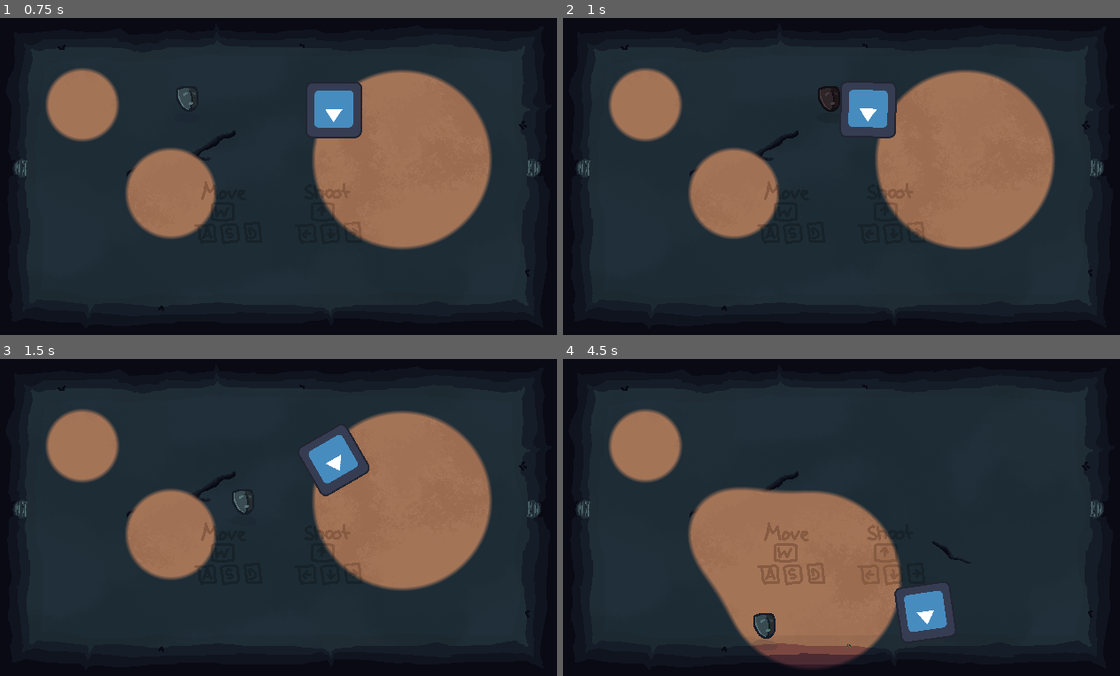
Above: before the commit, frames 1-4 (two rows, left to right).
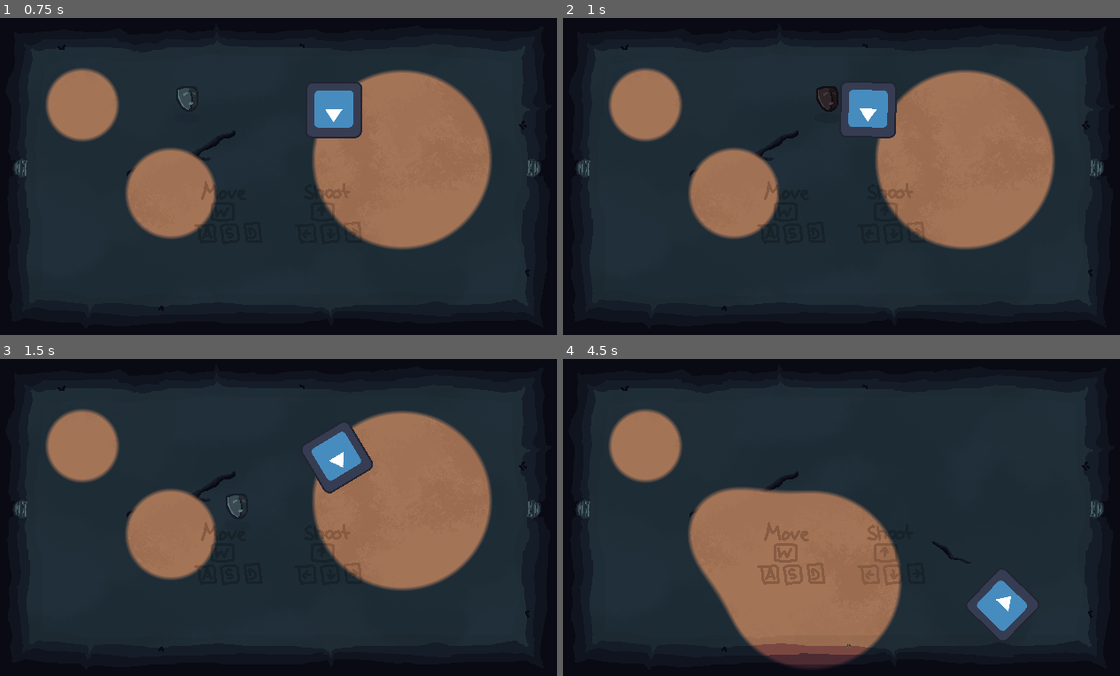
Above: after the commit, the same moments.

Repository: MarcelBlasius/Global-Game-Jam-2026
Game: Godot game, scene res://scenes/main_scene.tscn
Two runs of this game, one before a commit and one after it. Both use one fixed random seed, a clock stepped at 60 frames per second and the inputs below. The engine's default icon, where the game draws it, is replaced by a stand-in: a white triangle on a blue panel in a dark square.
Inputs (mouse positions are in pixels of both pictures, inside the frame that each line leads up to):
- Up to frame 1 (0.75 s): tap Enter at 0.5 s; move the mouse to (401, 160) at 0.52 s; hold D (right) from 0.53 s (still down); tap Shift at 0.6 s; click (401, 160) at 0.67 s
- Up to frame 2 (1 s): keep holding D (right)
- Up to frame 3 (1.5 s): move the mouse to (161, 533) at 1.27 s; release D (right) at 1.28 s; hold S (down) from 1.28 s (still down); tap Shift at 1.35 s
- Up to frame 4 (4.5 s): move the mouse to (897, 447) at 2.02 s; release S (down) at 2.03 s; hold D (right) 2.03-2.78 s; tap Shift every 0.75 s from 2.1 to 4.35 s; move the mouse to (813, 580) at 2.77 s; hold Up (shoot up) 2.78-3.53 s; click (813, 580) at 2.92 s; move the mouse to (1008, 565) at 3.52 s; hold A (left) from 3.53 s (still down); move the mouse to (668, 469) at 4.27 s

Frame 1 is identical in both runs. In frame 2, 0.1% of the frame differs, in the area x 45-56%, y 20-38%; in frame 3, 0.9%; in frame 4, 3.5%, in the area x 34-86%, y 66-90%.

Commit message:
added arrow trap

Diff:
--- a/spectra/project.godot
+++ b/spectra/project.godot
@@ -26,6 +26,7 @@
 
 enemies=""
 environment=""
+player=""
 
 [input]
 
--- /dev/null
+++ b/spectra/scenes/enemies/chaser.tscn
@@ -0,0 +1,21 @@
+[gd_scene format=3 uid="uid://b25wp58kkbixo"]
+
+[ext_resource type="Script" uid="uid://chhxqsa40oops" path="res://scripts/enemy.gd" id="1_md0e3"]
+[ext_resource type="Texture2D" uid="uid://bursdnrr6dso4" path="res://icon.svg" id="2_4ra3w"]
+[ext_resource type="Shader" uid="uid://cstew5jd8ujmt" path="res://shaders/flash.gdshader" id="2_5uy6h"]
+
+[sub_resource type="ShaderMaterial" id="ShaderMaterial_c4w8v"]
+shader = ExtResource("2_5uy6h")
+shader_parameter/active = false
+shader_parameter/flash_color = Vector4(0.95, 0.5, 0.5, 0)
+
+[node name="chaser" type="CharacterBody2D" unique_id=1170387137 groups=["enemies"]]
+script = ExtResource("1_md0e3")
+
+[node name="Sprite2D" type="Sprite2D" parent="." unique_id=1064888869]
+modulate = Color(0, 1, 0, 1)
+material = SubResource("ShaderMaterial_c4w8v")
+texture = ExtResource("2_4ra3w")
+
+[node name="CollisionPolygon2D2" type="CollisionPolygon2D" parent="." unique_id=1452213936]
+polygon = PackedVector2Array(59.1, -64, -59, -64, -63.8, -59, -64, 61, -60.3, 64, 59.6, 64, 63.9, 59, 64, -61.1)
--- /dev/null
+++ b/spectra/scenes/marcel/mbl_main_scene.tscn
@@ -0,0 +1,93 @@
+[gd_scene format=3 uid="uid://c1vt8t3juonqk"]
+
+[ext_resource type="Script" uid="uid://bv22wqcqebdlm" path="res://scripts/set_textures.gd" id="1_s0cnc"]
+[ext_resource type="Script" uid="uid://c6ao6bkdykvyk" path="res://scripts/get_world.gd" id="2_c7luf"]
+[ext_resource type="PackedScene" uid="uid://cb235eerke4w2" path="res://scenes/bela/subviews/world_a.tscn" id="3_057vo"]
+[ext_resource type="Shader" uid="uid://d2s8gjwxai8qe" path="res://shaders/combine_textures.gdshader" id="4_2tqtb"]
+[ext_resource type="PackedScene" uid="uid://bv25mwaky7njn" path="res://scenes/silas/background.tscn" id="5_osq8b"]
+[ext_resource type="PackedScene" uid="uid://cvq60bc51xilo" path="res://scenes/player.tscn" id="6_o4ffv"]
+[ext_resource type="AudioStream" uid="uid://dt0jv8scmnscu" path="res://ressources/dark_theme.mp3" id="7_p08dl"]
+[ext_resource type="PackedScene" uid="uid://cp8s52c5gtk3a" path="res://scenes/traps/arrow_trap.tscn" id="9_57b7u"]
+
+[sub_resource type="ViewportTexture" id="ViewportTexture_aeg00"]
+viewport_path = NodePath("Subview1")
+
+[sub_resource type="ViewportTexture" id="ViewportTexture_y6ytb"]
+viewport_path = NodePath("Subview2")
+
+[sub_resource type="ViewportTexture" id="ViewportTexture_5ku2r"]
+viewport_path = NodePath("AlphaContainer/AlphaView")
+
+[sub_resource type="ShaderMaterial" id="ShaderMaterial_aeg00"]
+shader = ExtResource("4_2tqtb")
+shader_parameter/time = 0.0
+
+[sub_resource type="QuadMesh" id="QuadMesh_aeg00"]
+
+[node name="main_scene" type="Node2D" unique_id=1391225746]
+light_mask = 3
+visibility_layer = 3
+script = ExtResource("1_s0cnc")
+
+[node name="Camera2D" type="Camera2D" parent="." unique_id=941733479]
+offset = Vector2(320, 180)
+
+[node name="Subview1" type="SubViewport" parent="." unique_id=1160117778]
+disable_3d = true
+handle_input_locally = false
+vrs_mode = 1
+vrs_update_mode = 2
+vrs_texture = SubResource("ViewportTexture_aeg00")
+canvas_cull_mask = 4293918721
+size = Vector2i(640, 360)
+render_target_update_mode = 4
+
+[node name="Subview2" type="SubViewport" parent="." unique_id=32321506]
+disable_3d = true
+handle_input_locally = false
+vrs_mode = 1
+vrs_update_mode = 2
+vrs_texture = SubResource("ViewportTexture_y6ytb")
+size = Vector2i(640, 360)
+render_target_update_mode = 4
+
+[node name="AlphaContainer" type="SubViewportContainer" parent="." unique_id=1668166439]
+offset_right = 640.0
+offset_bottom = 360.0
+
+[node name="AlphaView" type="SubViewport" parent="AlphaContainer" unique_id=1584608148]
+disable_3d = true
+handle_input_locally = false
+vrs_mode = 1
+vrs_update_mode = 2
+vrs_texture = SubResource("ViewportTexture_5ku2r")
+size = Vector2i(640, 360)
+render_target_update_mode = 4
+script = ExtResource("2_c7luf")
+
+[node name="WorldAlpha" parent="AlphaContainer/AlphaView" unique_id=1065720756 instance=ExtResource("3_057vo")]
+
+[node name="Combiner" type="MeshInstance2D" parent="." unique_id=1981513513]
+material = SubResource("ShaderMaterial_aeg00")
+position = Vector2(320, 180)
+scale = Vector2(-640, 360)
+mesh = SubResource("QuadMesh_aeg00")
+
+[node name="Background" parent="." unique_id=250843349 instance=ExtResource("5_osq8b")]
+
+[node name="player" parent="." unique_id=472819889 instance=ExtResource("6_o4ffv")]
+position = Vector2(145, 105)
+
+[node name="DarkTheme" type="AudioStreamPlayer" parent="." unique_id=1238683811]
+stream = ExtResource("7_p08dl")
+autoplay = true
+parameters/looping = true
+
+[node name="ArrowTrap" parent="." unique_id=494595754 instance=ExtResource("9_57b7u")]
+position = Vector2(25, 127)
+rotation = 1.5707964
+fire_rate = 3.0
+
+[node name="ArrowTrap2" parent="." unique_id=420388319 instance=ExtResource("9_57b7u")]
+position = Vector2(175, 334)
+fire_rate = 4.5
--- a/spectra/scenes/marcel/mbl_test_scene.tscn
+++ b/spectra/scenes/marcel/mbl_test_scene.tscn
@@ -1,7 +1,7 @@
 [gd_scene format=3 uid="uid://irbacu5rycqm"]
 
 [ext_resource type="PackedScene" uid="uid://cvq60bc51xilo" path="res://scenes/player.tscn" id="1_v80g3"]
-[ext_resource type="PackedScene" uid="uid://b25wp58kkbixo" path="res://scenes/enemy.tscn" id="2_ipayf"]
+[ext_resource type="PackedScene" uid="uid://b25wp58kkbixo" path="res://scenes/enemies/chaser.tscn" id="2_ipayf"]
 [ext_resource type="AudioStream" uid="uid://dt0jv8scmnscu" path="res://ressources/dark_theme.mp3" id="3_ipayf"]
 
 [node name="MblTestScene" type="Node2D" unique_id=322031435]
--- a/spectra/scenes/player.tscn
+++ b/spectra/scenes/player.tscn
@@ -6,7 +6,7 @@
 [ext_resource type="Texture2D" uid="uid://b06ewonenu7hk" path="res://ressources/spritesheet.png" id="3_qhqgy"]
 
 [sub_resource type="RectangleShape2D" id="RectangleShape2D_qhqgy"]
-size = Vector2(20, 6)
+size = Vector2(25, 29)
 
 [sub_resource type="ShaderMaterial" id="ShaderMaterial_qlg0r"]
 shader = ExtResource("3_dqkch")
@@ -50,13 +50,13 @@
 &"shoot_animation": SubResource("Animation_dqkch")
 }
 
-[node name="player" type="CharacterBody2D" unique_id=472819889]
+[node name="player" type="CharacterBody2D" unique_id=472819889 groups=["player"]]
 physics_interpolation_mode = 1
 script = ExtResource("1_qhqgy")
 bullet_scene = ExtResource("2_dqkch")
 
 [node name="CollisionShape2D" type="CollisionShape2D" parent="." unique_id=766425432]
-position = Vector2(0, 6)
+position = Vector2(0.5, -11)
 shape = SubResource("RectangleShape2D_qhqgy")
 
 [node name="ShootTimer" type="Timer" parent="." unique_id=1406925166]
@@ -76,4 +76,5 @@
 libraries/ = SubResource("AnimationLibrary_qlg0r")
 
 [node name="InvincibilityTimer" type="Timer" parent="." unique_id=1796086557]
+wait_time = 0.25
 one_shot = true
--- /dev/null
+++ b/spectra/scenes/traps/arrow_trap.tscn
@@ -0,0 +1,24 @@
+[gd_scene format=3 uid="uid://cp8s52c5gtk3a"]
+
+[ext_resource type="Script" uid="uid://b81v06w2wjjhk" path="res://scripts/arrow_trap.gd" id="1_3l0u4"]
+[ext_resource type="Texture2D" uid="uid://bursdnrr6dso4" path="res://icon.svg" id="2_gfvr7"]
+
+[sub_resource type="PhysicsMaterial" id="PhysicsMaterial_buurg"]
+
+[node name="ArrowTrap" type="StaticBody2D" unique_id=420388319]
+physics_material_override = SubResource("PhysicsMaterial_buurg")
+script = ExtResource("1_3l0u4")
+fire_rate = 4.0
+
+[node name="Sprite2D" type="Sprite2D" parent="." unique_id=2108009331]
+scale = Vector2(0.1875, 0.1875)
+texture = ExtResource("2_gfvr7")
+
+[node name="CollisionPolygon2D" type="CollisionPolygon2D" parent="." unique_id=2040087400]
+scale = Vector2(0.1875, 0.1875)
+polygon = PackedVector2Array(59.1, -64, -59, -64, -63.8, -59, -64, 61, -60.3, 64, 59.6, 64, 63.9, 59, 64, -61.1)
+
+[node name="ShootTimer" type="Timer" parent="." unique_id=1316644018]
+one_shot = true
+
+[connection signal="ready" from="." to="." method="_on_ready"]
--- /dev/null
+++ b/spectra/scripts/arrow_trap.gd
@@ -0,0 +1,31 @@
+extends StaticBody2D
+
+const bullet_scene = preload("res://scenes/bullet.tscn")
+
+@export var fire_rate: float = 0.5 # seconds
+@onready var shoot_timer = $ShootTimer
+@onready var sprite = $Sprite2D
+
+
+
+func _physics_process(_delta: float):
+	if !shoot_timer.is_stopped(): return
+
+	var size = sprite.get_rect().size * sprite.scale
+	var offset = transform.y * size.y
+
+	spawn_bullet(-transform.y, -offset)
+	shoot_timer.start(fire_rate)
+
+func spawn_bullet(dir: Vector2, offset: Vector2):
+	var bullet = bullet_scene.instantiate()
+	bullet.global_position = global_position + offset
+	bullet.direction = dir
+	bullet.hit_group = "player"
+	get_tree().root.add_child(bullet)
+
+
+
+func _on_ready() -> void:
+	# initial delay
+	shoot_timer.start(randf_range(2.0, 5.0))
--- a/spectra/scripts/bullet.gd
+++ b/spectra/scripts/bullet.gd
@@ -2,6 +2,8 @@
 
 @export var speed: float = 600.0
 @export var damage: int = 1
+@export var hit_group : String
+
 const explosion = preload("res://scenes/explosion.tscn")
 
 var direction: Vector2 = Vector2.ZERO
@@ -23,7 +25,8 @@
 	queue_free()
 
 func _on_body_entered(body: Node2D):
-	if !body.is_in_group("enemies") && !body.is_in_group("environment"):
+
+	if !body.is_in_group(hit_group) && !body.is_in_group("environment"):
 		return
 
 	if body.has_method("take_damage"):
--- a/spectra/scripts/player.gd
+++ b/spectra/scripts/player.gd
@@ -65,6 +65,7 @@
 	var bullet = bullet_scene.instantiate()
 	bullet.global_position = global_position + offset
 	bullet.direction = dir
+	bullet.hit_group = "enemies"
 	get_tree().root.add_child(bullet)
 
 
Not shown: 1 places in spectra/scenes/marcel/mbl_test.tscn that only renumber resources
Not shown, added: spectra/scripts/arrow_trap.gd.uid
